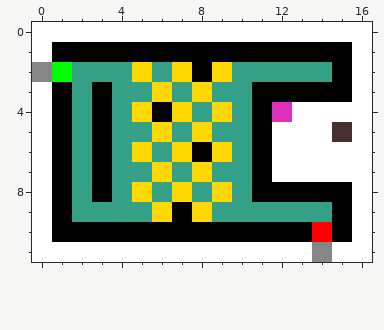
Two versions of one pixel-art sprite, Assets/Content/Resources/Textures/Maps/15.png. The picture above was drawn from the file before the commit.
The file is 17x12 pixels.
New version:
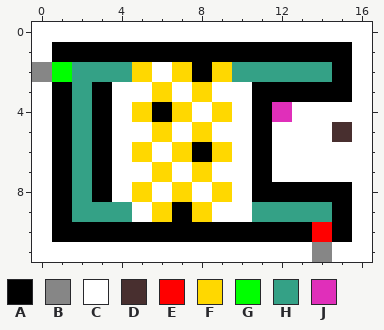
Palette (. is transparent): A #000000  B #868686  C #ffffff  D #482f2f  E #ff0000  F #ffd800  G #00ff00  H #34a186  J #e02fba
Edits made:
@@ x 2..12 @@
  1 AAAAAAAAAAA
- 2 HHHFHFAFHHH
- 3 HAHHFHFHHAA
- 4 HAHFAFHFHAJ
- 5 HAHHFHFHHAC
- 6 HAHFHFAFHAC
- 7 HAHHFHFHHAC
- 8 HAHFHFHFHAA
- 9 HHHHFAFHHHH
+ 2 HHHFCFAFHHH
+ 3 HACCFCFCCAA
+ 4 HACFAFCFCAJ
+ 5 HACCFCFCCAC
+ 6 HACFCFAFCAC
+ 7 HACCFCFCCAC
+ 8 HACFCFCFCAA
+ 9 HHHCFAFCCHH
 10 AAAAAAAAAAA
